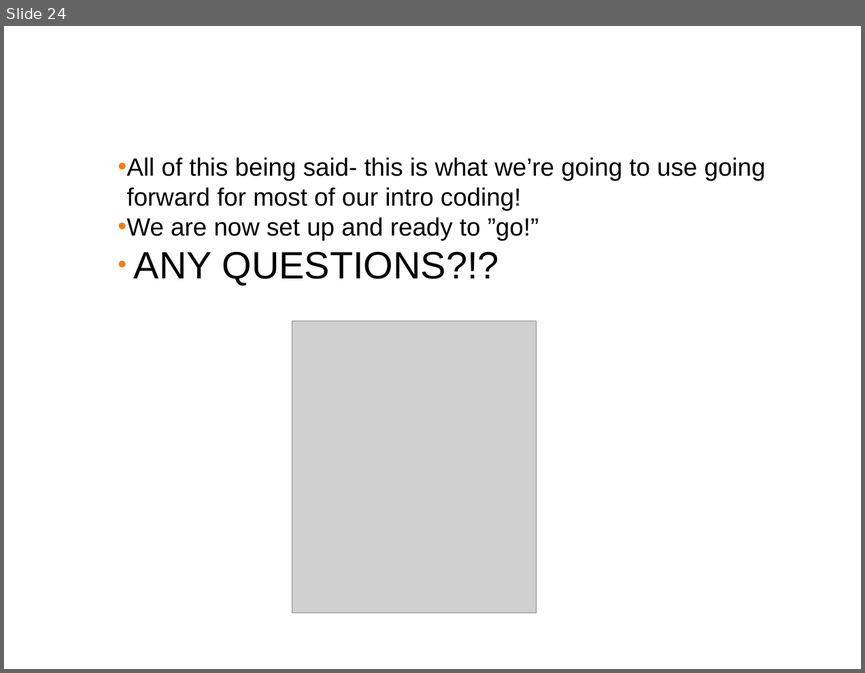
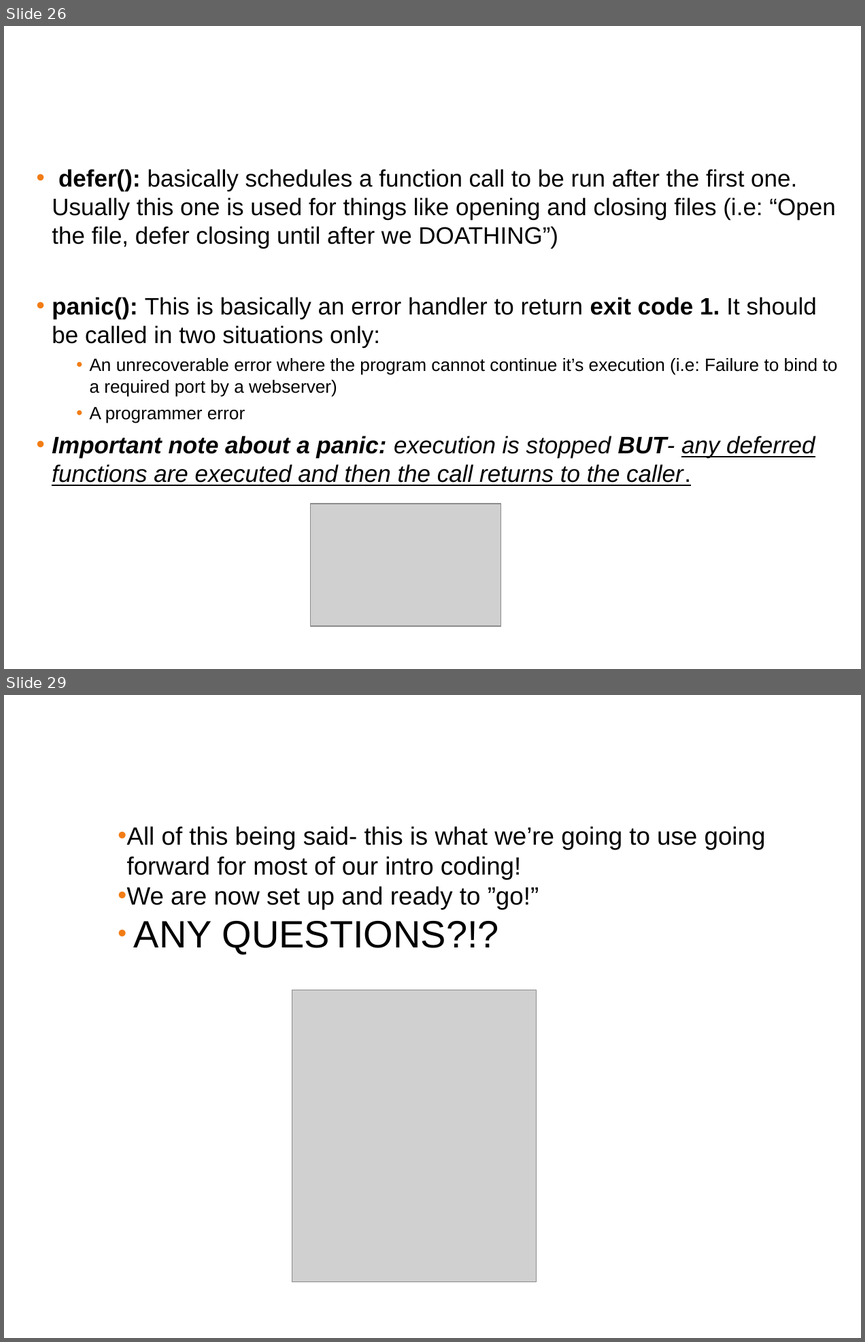
Before and after one commit to ferninphilly/golang_vmware, a slide deck: Module_Two/presentations/module_2_presentation.pptx. Shown one above the other, each under a label of ours: slide 24 before the commit, slides 26 and 29 after it; the slides between them are not shown. The pictures are 865x673 and 865x1342 pixels, drawn with LibreOffice and Linux fonts; fonts in the diff are those of the drawing; grey boxes stand for pictures; background and template pictures are left out. Boxes give left, top, right and bottom in pixels: in the first picture for what was removed or moved away, otherwise in the second. Text is boxed around its words. In the diff, an @@ line names an element or a change of style, - is before the commit and + after.

```diff
--- a/Module_Two/presentations/module_2_presentation.pptx
+++ b/Module_Two/presentations/module_2_presentation.pptx
@@ slide 26 added at box(4, 26, 861, 669), background #FFFFFF @@
@@ title added at box(11, 40, 853, 103), 38 pt, text #FFFFFF @@
+Golang Functions: Defer, panic, Recover
@@ text added at box(52, 169, 838, 486), 20 pt, text #000000 @@
+• defer(): basically schedules a function call to be run after the first one. Usually this one is used for things like opening and closing files (i.e: “Open the file, defer closing until after we DOATHING”)
+• panic(): This is basically an error handler to return exit code 1. It should be called in two situations only:
+  • An unrecoverable error where the program cannot continue it’s execution (i.e: Failure to bind to a required port by a webserver)
+  • A programmer error
+• Important note about a panic: execution is stopped BUT- any deferred functions are executed and then the call returns to the caller.
@@ picture added at box(311, 503, 501, 626) @@
@@ what was slide 24 is now slide 29 @@
```
Also in this commit, not shown: 1 slide changed, 4 other slides added, 1 other file.
